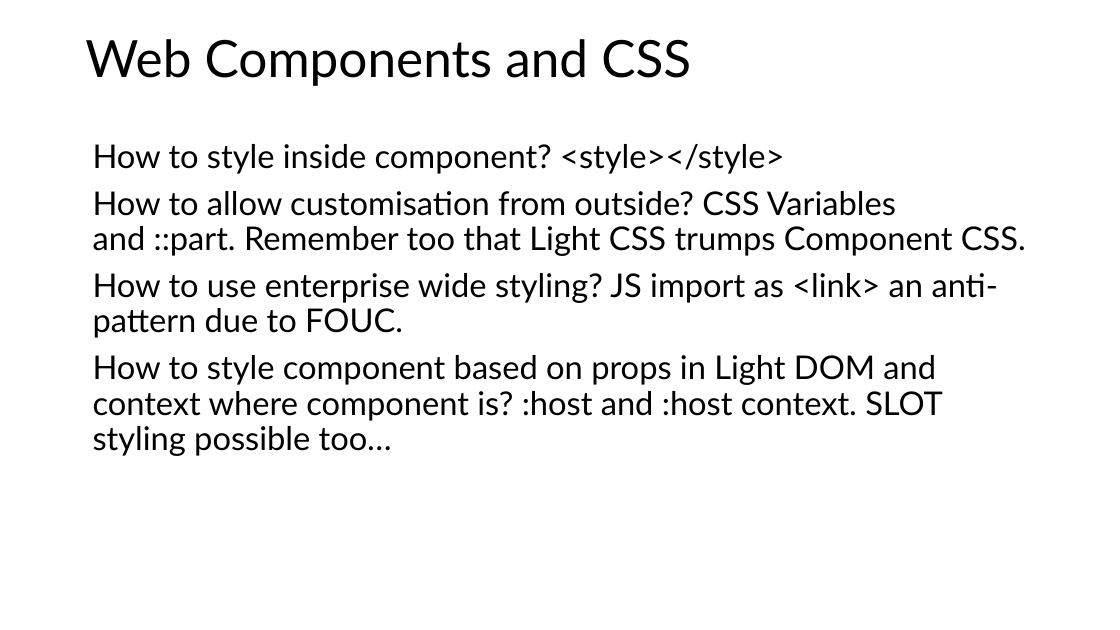
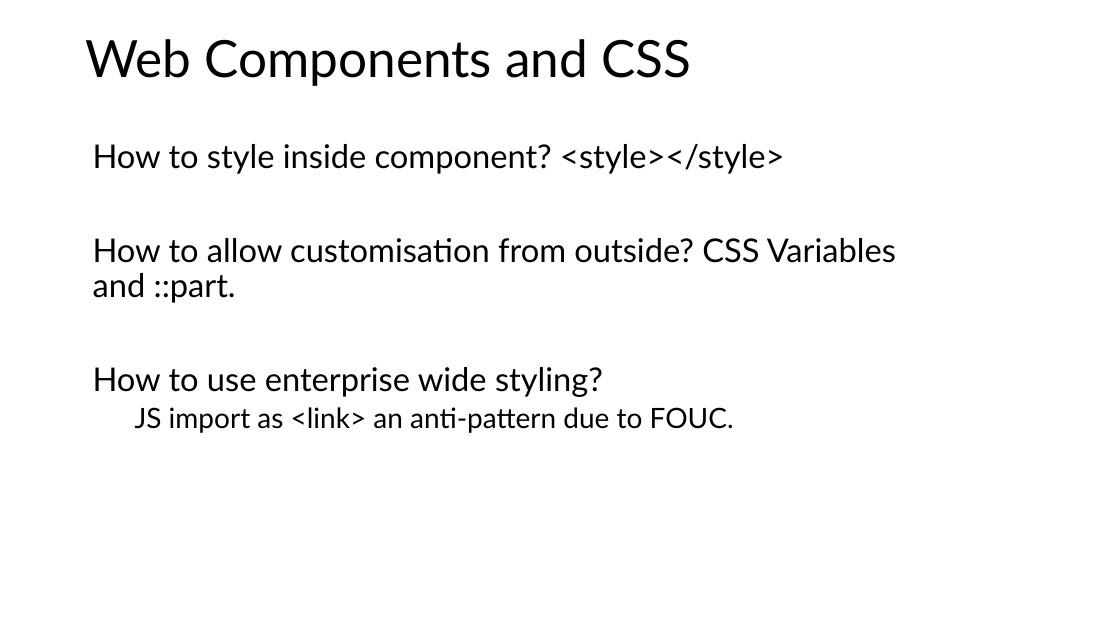
Before and after one commit to Python-Test-Engineer/web-components-v1, a slide deck: slide 1 of SLIDES/04-css.pptx. Drawn at 1120x630 pixels with LibreOffice and Linux fonts; fonts in the diff are those of the drawing. Boxes give left, top, right and bottom in pixels: in the first picture for what was removed or moved away, otherwise in the second. Text is boxed around its words. In the diff, an @@ line names an element or a change of style, - is before the commit and + after.

Commit message:
edit slot css

```diff
--- a/SLIDES/04-css.pptx
+++ b/SLIDES/04-css.pptx
@@ text at box(93, 238, 896, 433): text changed @@
-How to allow customisation from outside? CSS Variables and ::part. Remember too that Light CSS trumps Component CSS.
-How to use enterprise wide styling? JS import as <link> an anti-pattern due to FOUC.
-How to style component based on props in Light DOM and context where component is? :host and :host context. SLOT styling possible too…
+How to allow customisation from outside? CSS Variables and ::part.
+How to use enterprise wide styling?
+  JS import as <link> an anti-pattern due to FOUC.
```
Also in this commit, not shown: 1 other slide changed, 1 slide added, 5 other files.
